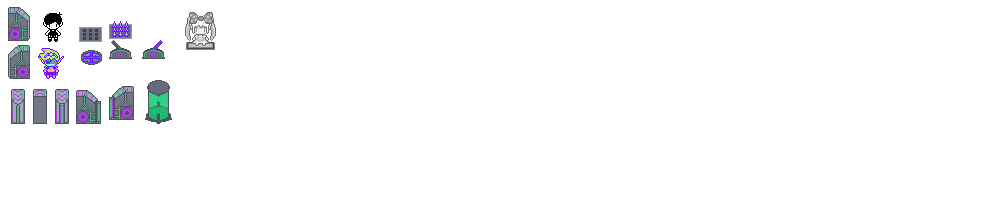
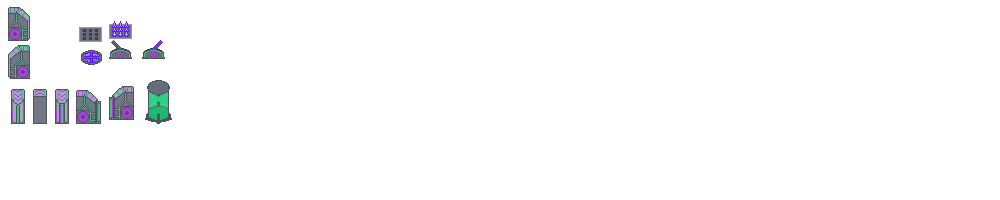
Two versions of the same layered image (w=1000, h=200). Layer-by-layer changes:
painted on "Layer 5" over 185, 12, 216, 50
painted on "Layer 4" over 38, 12, 64, 79
